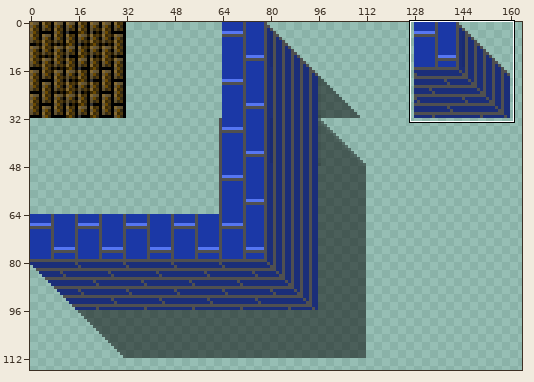
Sprite sheet: src/assets/images/tiles/test.png. The picture above shows the old version from afar; the outline marks the close-up.
Close-up. As it was:
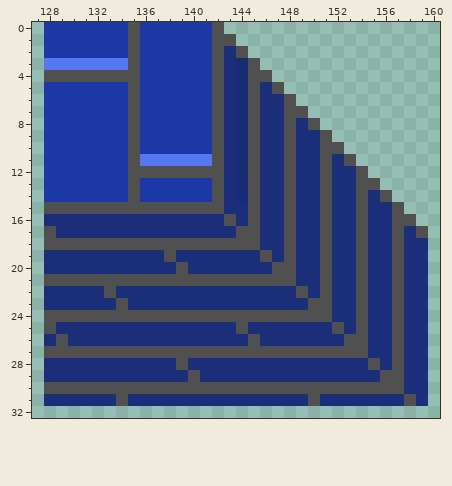
The file is 256x256 pixels. Pixels under 10% opacity are left out. Colours within 5 levels of each other are drawn and written as one. Shown: x 127..160, y 0..32. The wide view leaves out empty margins. The commit also changed other parts of the picture, which this record leaves out.
After:
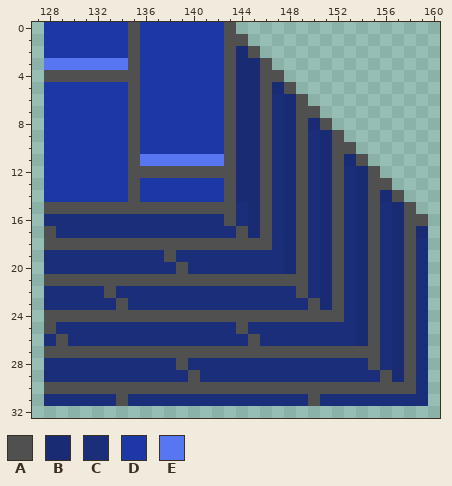
Palette (. is transparent): A #505050  B #192b72  C #1b2e79  D #1b38a6  E #5676f2
Change:
y 0: x 142..143 A. -> DA
y 1: x 142 A -> D; x 144 . -> A
y 2: x 142..145 ACA. -> DABA
y 3: x 142..143 AC -> DA; x 145..146 A. -> BA
y 4: x 142..143 AC -> DA; x 145 A -> B; x 147 . -> A
y 5: x 142..143 AC -> DA; x 145..148 ACA. -> BABA
y 6: x 142..143 AC -> DA; x 145..146 AC -> BA; x 148..149 A. -> BA
y 7: x 142..143 AC -> DA; x 145..146 AC -> BA; x 148 A -> B; x 150 . -> A
y 8: x 142..143 AC -> DA; x 145..146 AC -> BA; x 148..151 ACA. -> BABA
y 9: x 142..143 AC -> DA; x 145..146 AC -> BA; x 148..149 AC -> BA; x 151..152 A. -> BA
y 10: x 142..143 AC -> DA; x 145..146 AC -> BA; x 148..149 AC -> BA; x 151 A -> B; x 153 . -> A
y 11: x 142..143 AC -> EA; x 145..146 AC -> BA; x 148..149 AC -> BA; x 151..154 ACA. -> BABA
y 12: x 143 C -> A; x 145..146 AC -> BA; x 148..149 AC -> BA; x 151..152 AC -> BA; x 154..155 A. -> BA
y 13: x 142..143 AC -> DA; x 145..146 AC -> BA; x 148..149 AC -> BA; x 151..152 AC -> BA; x 154 A -> B; x 156 . -> A
y 14: x 142..143 AC -> DA; x 145..146 AC -> BA; x 148..149 AC -> BA; x 151..152 AC -> BA; x 154..157 ACA. -> BABA
y 15: x 143 C -> A; x 145..146 AC -> BA; x 148..149 AC -> BA; x 151..152 AC -> BA; x 154..155 AC -> BA; x 157..158 A. -> BA
y 16: x 145..146 AC -> BA; x 148..149 AC -> BA; x 151..152 AC -> BA; x 154..155 AC -> BA; x 157 A -> B; x 159 . -> A
y 17: x 145..146 AC -> BA; x 148..149 AC -> BA; x 151..152 AC -> BA; x 154..155 AC -> BA; x 157..159 ACA -> BAB
y 18: x 146 C -> A; x 148..149 AC -> BA; x 151..152 AC -> BA; x 154..155 AC -> BA; x 157..158 AC -> BA
y 19: x 146 A -> C; x 148..149 AC -> BA; x 151..152 AC -> BA; x 154..155 AC -> BA; x 157..158 AC -> BA
y 20: x 147..149 AAC -> CBA; x 151..152 AC -> BA; x 154..155 AC -> BA; x 157..158 AC -> BA
y 21: x 149 C -> A; x 151..152 AC -> BA; x 154..155 AC -> BA; x 157..158 AC -> BA
y 22..23: x 151..152 AC -> BA; x 154..155 AC -> BA; x 157..158 AC -> BA
y 24: x 152 C -> A; x 154..155 AC -> BA; x 157..158 AC -> BA
y 25: x 152 A -> C; x 154..155 AC -> BA; x 157..158 AC -> BA
y 26: x 153..155 AAC -> CBA; x 157..158 AC -> BA
y 27: x 155 C -> A; x 157..158 AC -> BA
y 28..29: x 157..158 AC -> BA
y 30: x 158 C -> A
y 31: x 158 A -> C
Changed places in both close-ups, as pixel boxes (x1, y1, x2, y2):
changed: (212, 22, 428, 406)
